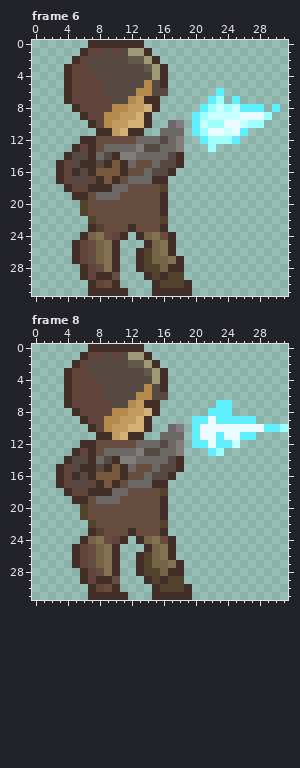
Two states of a animated GIF sprite, Game Sprites/With new color/Sprite With Animation/Fixed/Attack 1/character - Attack 1 - iv.gif. Above: the version before the commit.
The file is 128x128 pixels, drawn in blocks of 4x4; one block is one cell here. Shown: frame 6, frame 8. The commit also changed other frames, which this record leaves out.
After:
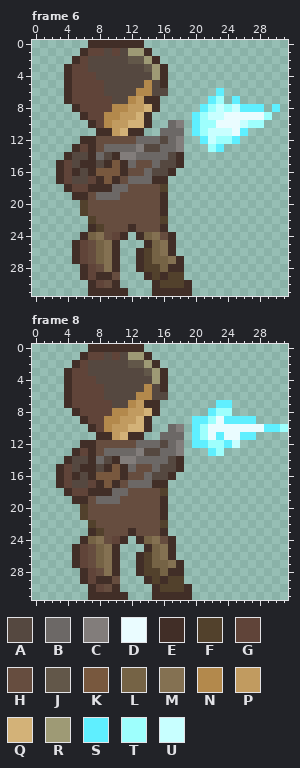
Palette (. is transparent): A #554840  B #6c6866  C #827d7b  D #eafcff  E #412e27  F #52412c  G #604439  H #664d3f  J #625749  K #78583e  L #756345  M #847152  N #b3894c  P #c19b60  Q #d3b278  R #9e9a75  S #5fefff  T #9efffd  U #c8ffff
Diff:
Frame 6:
The author changed colour T to colour D in row 10 at x 23.
The author changed colour U to colour D in row 9 at x 24 to 25.
Colour S now appears in row 13 at x 23.
The author changed colour U to colour T in row 10 at x 21.
The author changed colour D to colour U in row 11 at x 22 to 23.
The author changed colour T to colour U in row 12 at x 22.
Frame 8:
The author changed colour S to colour D in row 9 at x 23.
The author changed colour D to colour T in row 9 at x 22; in rows 10 to 11 at x 21; in row 12 at x 22.
The author changed colour S to colour T in row 8 at x 23 to 24; in row 12 at x 23.
Boxes around the changes in both pictures, in picture pixels (x1, y1, x2, y2):
changed: (200, 112, 240, 152)
changed: (200, 408, 232, 448)
